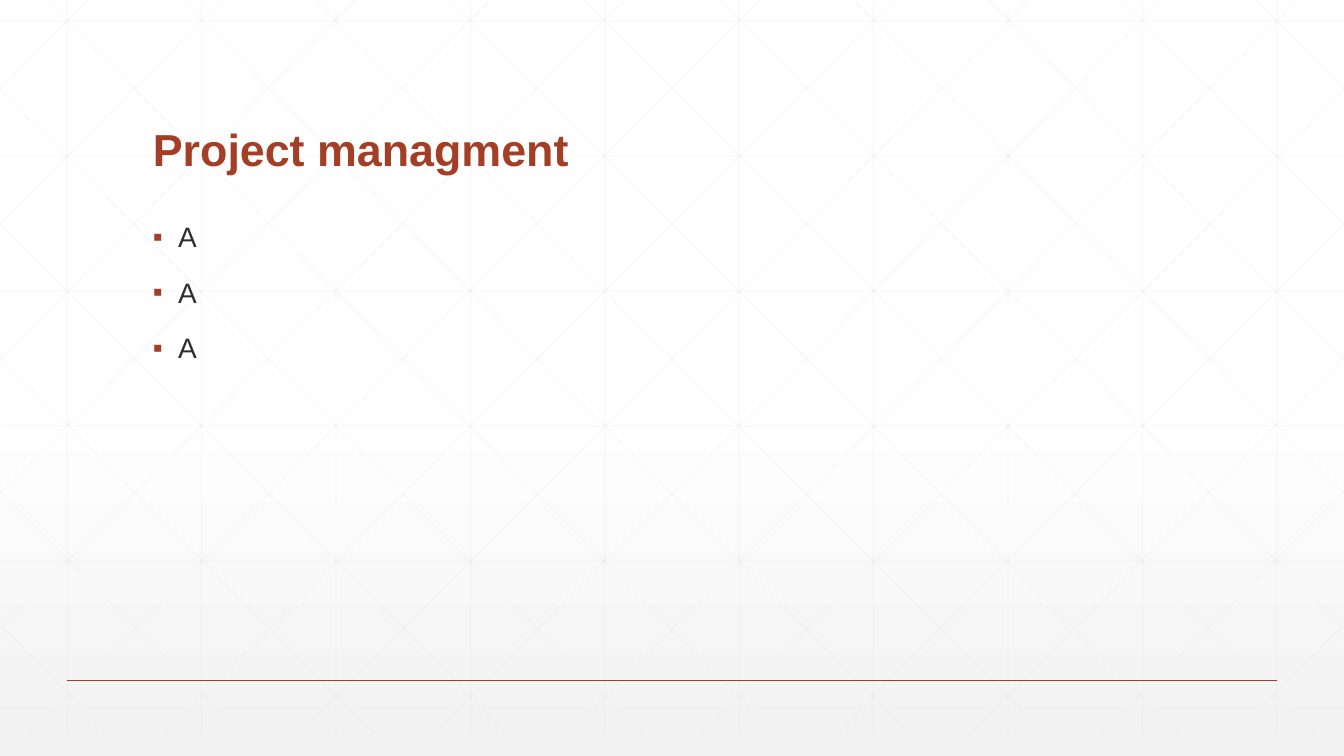
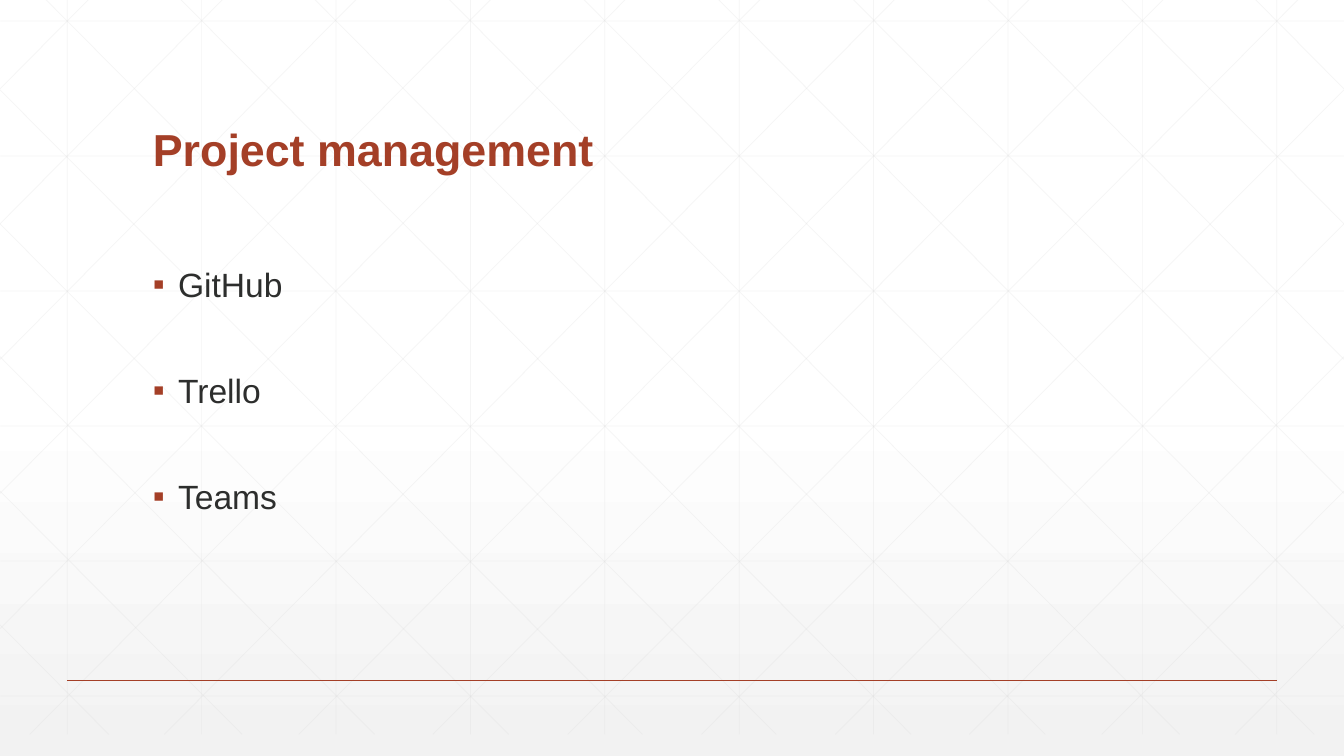
Before and after one commit to PaulFICOT/CESI_A2_Web_G2, a slide deck: slide 6 of Présentation/Web Project.pptx. Drawn at 1344x756 pixels with LibreOffice and Linux fonts; fonts in the diff are those of the drawing. Boxes give left, top, right and bottom in pixels: in the first picture for what was removed or moved away, otherwise in the second. Text is boxed around its words. In the diff, an @@ line names an element or a change of style, - is before the commit and + after.

```diff
--- a/Présentation/Web Project.pptx
+++ b/Présentation/Web Project.pptx
@@ title at box(153, 133, 593, 175): text changed @@
-Project managment
+Project management
@@ text at box(178, 272, 283, 510): text changed; size 20 to 24 pt @@
-▪ A
-▪ A
-▪ A
+▪ GitHub
+▪ Trello
+▪ Teams
```
Also in this commit, not shown: 3 other slides changed, 11 slides added, 4 other files.
